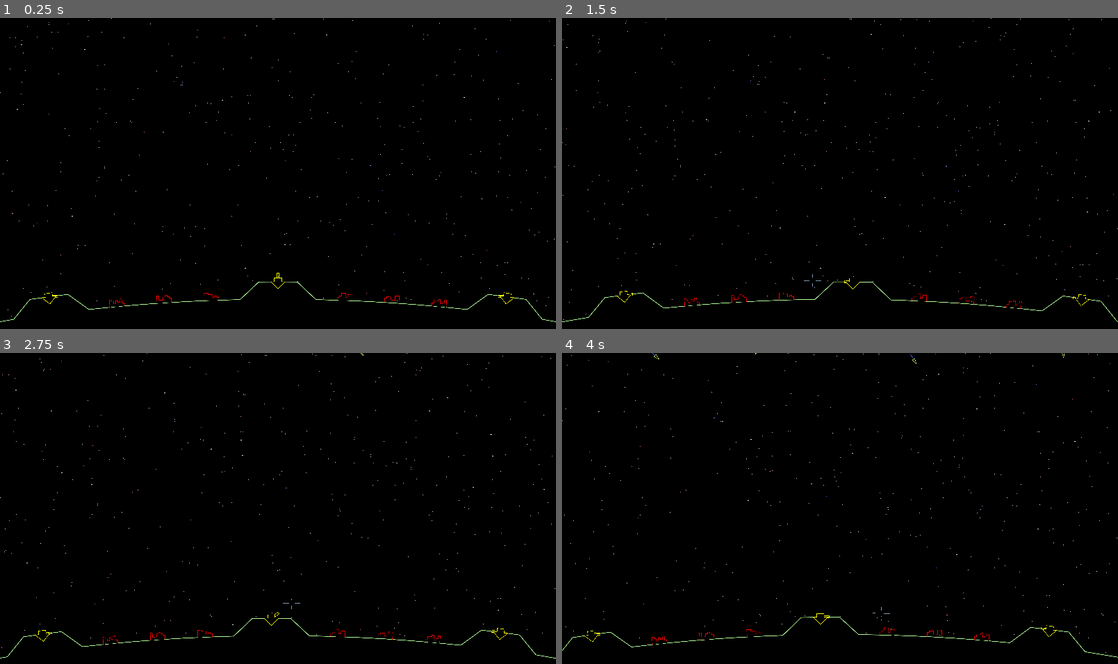
Above: before the commit, frames 1-4 (two rows, left to right).
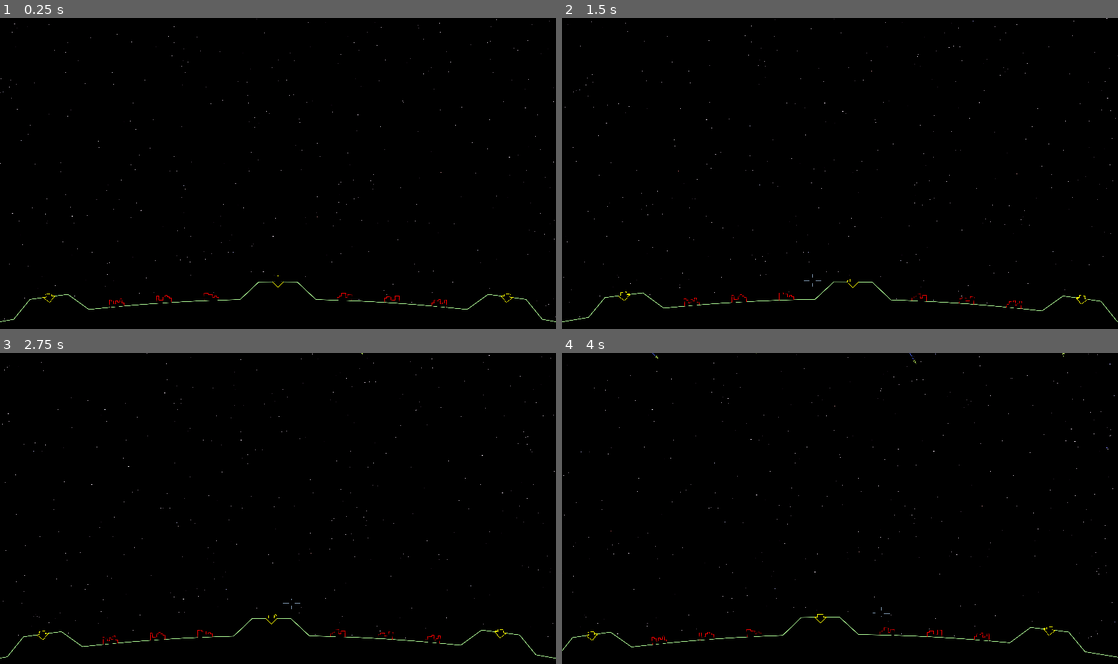
Above: after the commit, the same moments.

Repository: tartley/missile-commander
Game: Godot game, scene res://src/main/main.tscn
Same seed, same stepped clock (60 frames per second), same inputs: the game is played once before the commit and once after it.
Inputs (mouse positions are in pixels of both pictures, inside the frame that each line leads up to):
- Up to frame 1 (0.25 s): no input
- Up to frame 2 (1.5 s): tap Enter at 0.5 s; move the mouse to (867, 173) at 0.52 s; tap Space at 1.25 s; move the mouse to (812, 176) at 1.27 s
- Up to frame 3 (2.75 s): tap Enter at 2 s; move the mouse to (289, 502) at 2.02 s
- Up to frame 4 (4 s): tap Space at 2.75 s; move the mouse to (834, 514) at 2.77 s; move the mouse to (878, 511) at 3.52 s

The runs differ from the first frame. In frame 1, 0.2% of the frame differs, in the area x 0-100%, y 0-97%; in frame 2, 0.2%; in frame 3, 0.2%; in frame 4, 0.3%.

Commit message:
Tweak star colors, missile & base sizes

Diff:
--- a/src/base/foundation.gd
+++ b/src/base/foundation.gd
@@ -1,6 +1,6 @@
 extends Node2D
 
-const SIZE := 100.0
+const SIZE := 80.0
 const original_verts:Array[Vector2] = [
     Vector2(0, -SIZE/2), # bottom
     Vector2(-SIZE/2, 0), # left
--- a/src/base/turret.gd
+++ b/src/base/turret.gd
@@ -1,6 +1,6 @@
 extends Node2D
 
-const SIZE := 60.0
+const SIZE := 40.0
 const verts:Array[Vector2] = [
     Vector2(+SIZE/8, -SIZE/8),
     Vector2(+SIZE/8, SIZE),
@@ -18,4 +18,5 @@
         self.queue_redraw()
 
 func _draw():
+    draw_polygon(self.verts, [Color.BLACK])
     draw_polyline(self.verts, self.color, 3.0)
--- a/src/main/sky.gd
+++ b/src/main/sky.gd
@@ -4,11 +4,14 @@
 
 func _draw():
     var verts: Array[Vector2] = []
-    var colors: Array[Color] = []
     var x: float
     var y: float
+    var colors: Array[Color] = []
+    var color:Color
+    var bright:float
     var size:float
     for i in range(1000):
+        # choose position and size
         x = randf_range(-2800.0, 2800.0)
         y = randf_range(
             ground.RADIUS - get_viewport_rect().size.y * 0.14,
@@ -17,8 +20,16 @@
         size = randf_range(2.0, 6.0)
         verts.append(Vector2(x, y))
         verts.append(Vector2(x + size, y))
-        var red = randf_range(0.0, 1.0) ** 0.2
-        var blue = randf_range(0.0, 1.0) ** 0.2
-        var green = min(red, blue)
-        colors.append(Color(red, green, blue))
+
+        # choose a color
+        bright = randf()
+        if bright > 0.05:
+            color = Color(bright, bright - 0.05, bright)
+        else:
+            var red = randf_range(0.0, 0.9) ** 0.2
+            var blue = randf_range(0.0, 1.0) ** 0.2
+            var green = min(red, blue)
+            color = Color(red, green, blue)
+        colors.append(color)
+
     draw_multiline_colors(verts, colors, 4.0)
--- a/src/missile/missile.gd
+++ b/src/missile/missile.gd
@@ -2,7 +2,7 @@
 
 var Pop:PackedScene = preload("res://src/pop/pop.tscn")
 
-const SIZE := 40.0
+const SIZE := 20.0
 const verts: Array[Vector2] = [
     Vector2(0.0, -SIZE/2.0),
     Vector2(-SIZE/4.0, +SIZE/2.0),
